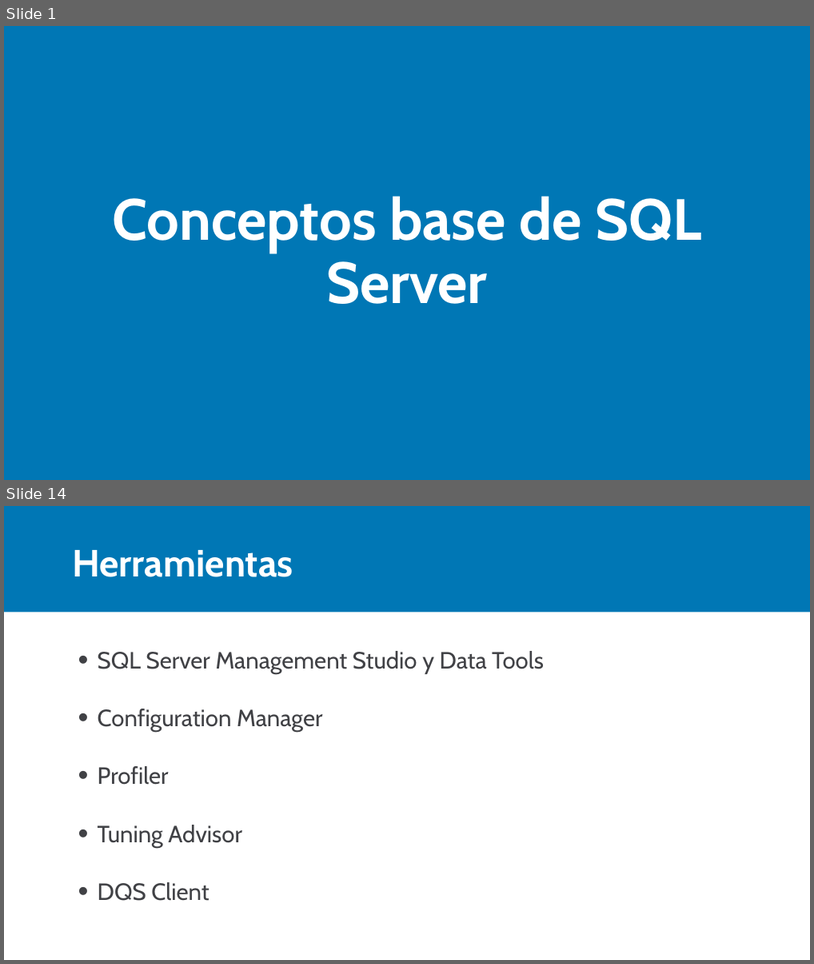
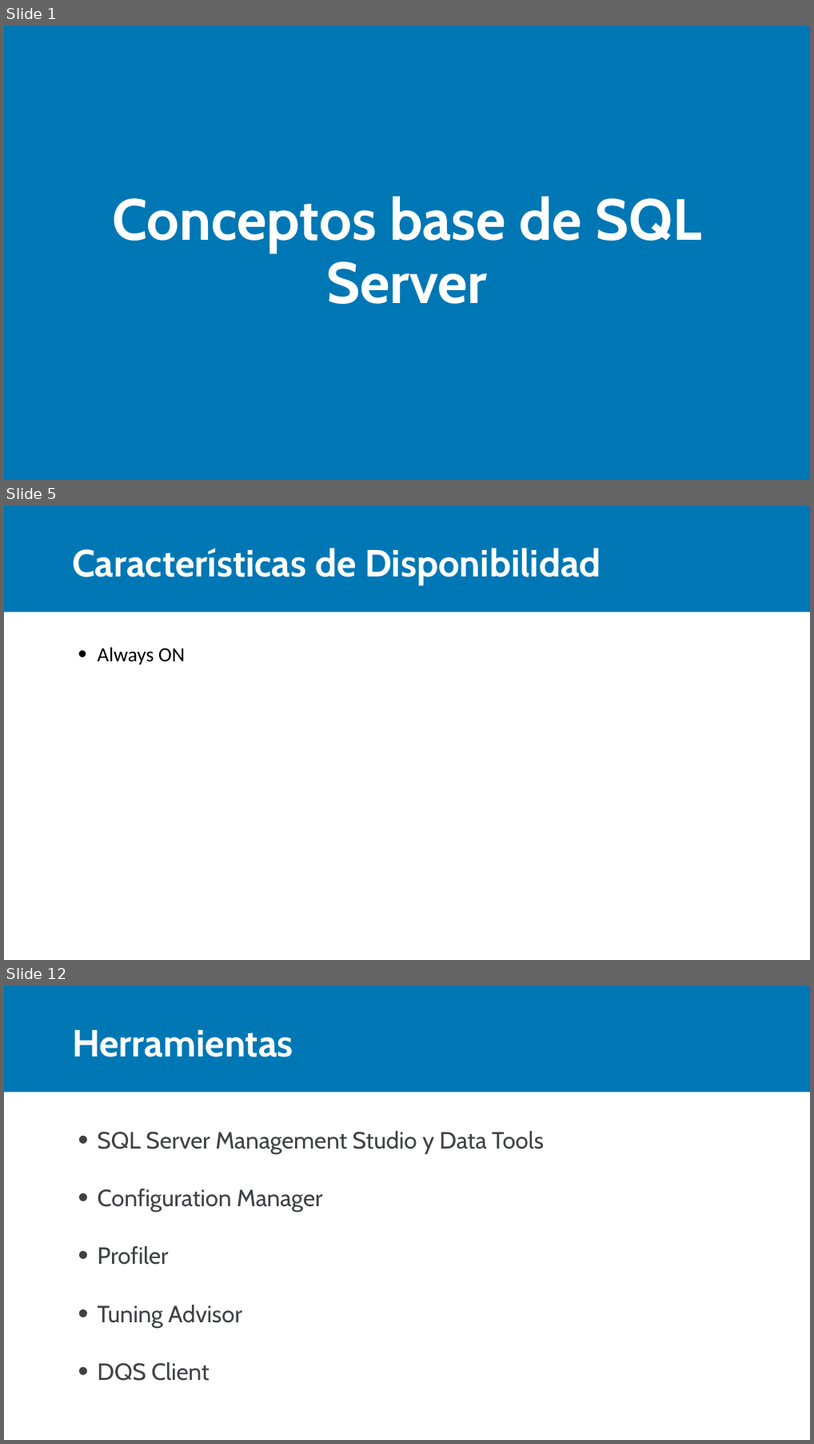
Before and after one commit to Camilo193/SQL, a slide deck: 01_Uso de objetos Nativos/01_Conociendo a SQL Server/Conceptos base.pptx. Shown one above the other, each under a label of ours: slides 1 and 14 before the commit, slides 1, 5 and 12 after it; the slides between them are not shown. The pictures are 814x964 and 814x1444 pixels, drawn with LibreOffice and Linux fonts; fonts in the diff are those of the drawing. Boxes give left, top, right and bottom in pixels: in the first picture for what was removed or moved away, otherwise in the second. Text is boxed around its words. In the diff, an @@ line names an element or a change of style, - is before the commit and + after.

```diff
--- a/01_Uso de objetos Nativos/01_Conociendo a SQL Server/Conceptos base.pptx
+++ b/01_Uso de objetos Nativos/01_Conociendo a SQL Server/Conceptos base.pptx
@@ slide 5 added at [4, 506, 810, 960], background #FFFFFF; not listed: 1 template element that a slide beside it also shows @@
@@ title added at [72, 548, 602, 585], 45 pt, text #FFFFFF, bold @@
+Características de Disponibilidad
@@ text added at [98, 647, 185, 664], 24 pt, text #000000 @@
+  • Always ON
@@ what was slide 14 is now slide 12 @@
```
Also in this commit, not shown: 3 slides changed, 6 other slides added, 9 slides removed.
